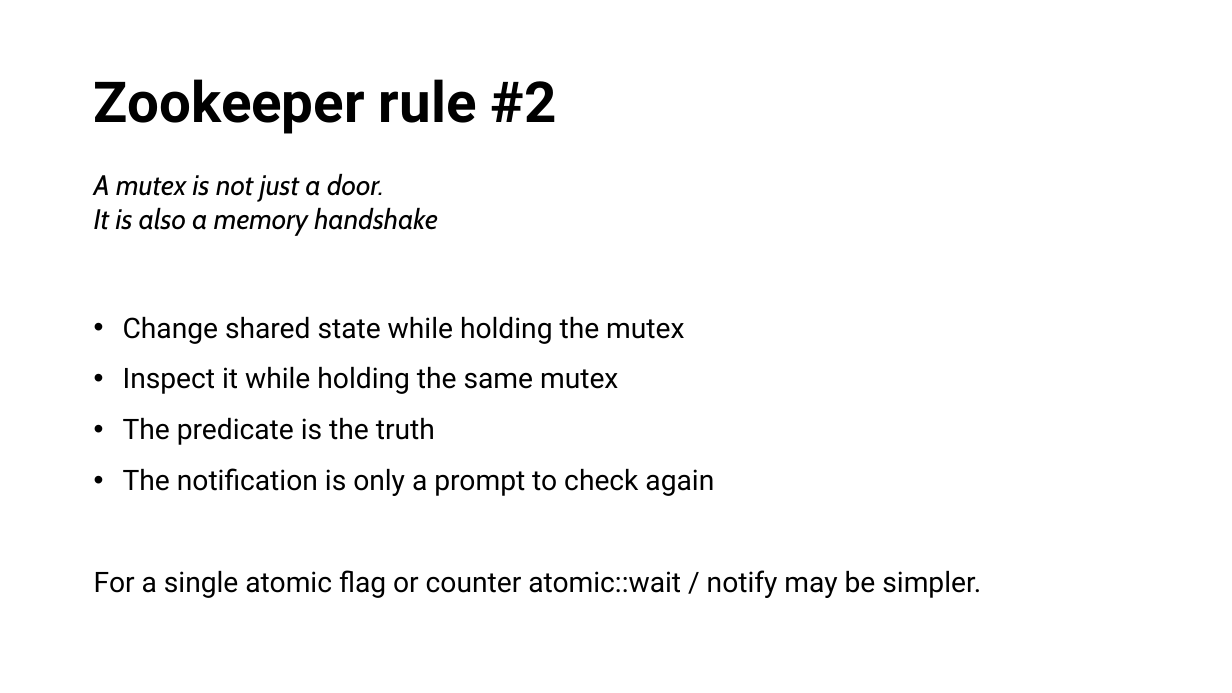
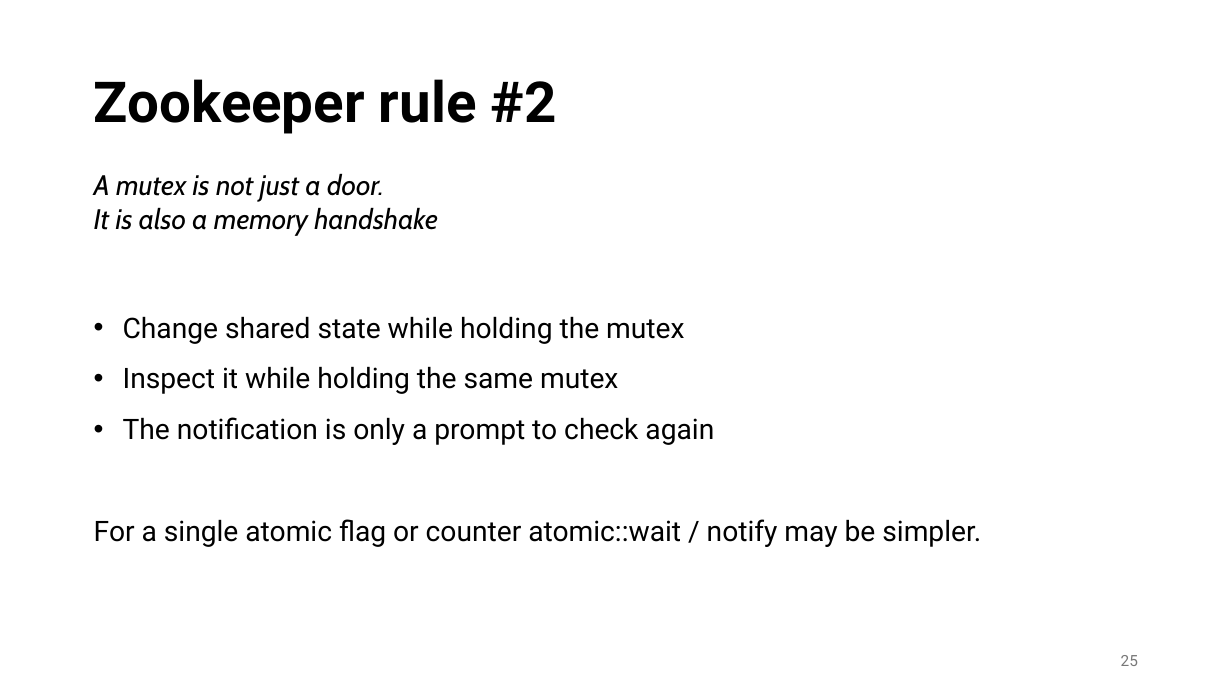
Before and after one commit to EmptySquareBubble/once_upon_a_thread, a slide deck: slide 25 of slides/Once Upon a Thread.pptx (slide 26 before the commit). Drawn at 1232x693 pixels with LibreOffice and Linux fonts; fonts in the diff are those of the drawing; background and template pictures are left out. Boxes give left, top, right and bottom in pixels: in the first picture for what was removed or moved away, otherwise in the second. Text is boxed around its words. In the diff, an @@ line names an element or a change of style, - is before the commit and + after.

```diff
--- a/slides/Once Upon a Thread.pptx
+++ b/slides/Once Upon a Thread.pptx
@@ text at (x1=123, y1=417, x2=435, y2=445): paragraph removed @@
-• The predicate is the truth
@@ page number added at (x1=1121, y1=655, x2=1138, y2=666), 12 pt, text #797979 @@
+25
```
Also in this commit, not shown: 61 other slides changed, 2 slides added, 3 slides removed.
